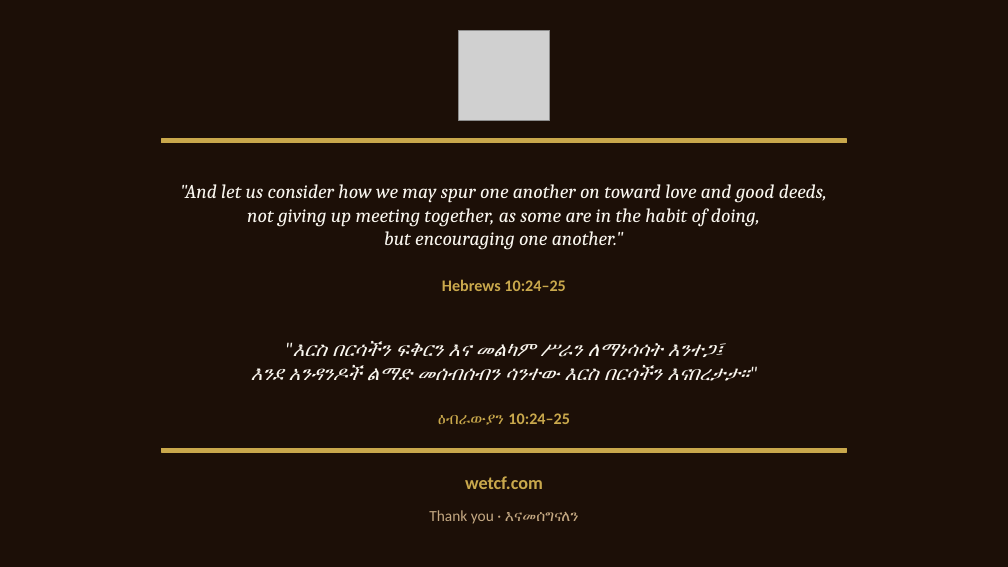
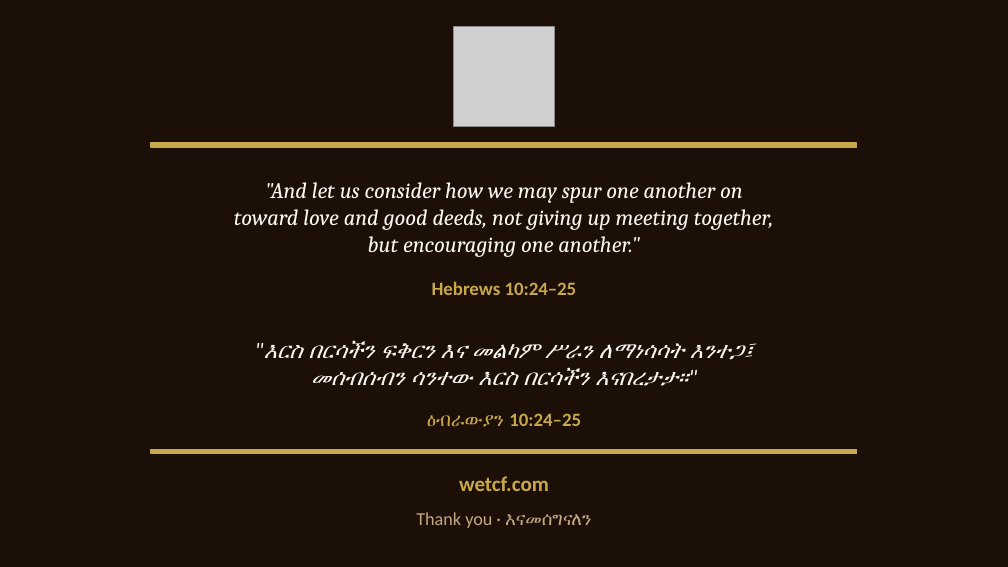
Before and after one commit to amenbekele1/Christian-Fellowship-Website, a slide deck: slide 14 of presentation/WETCF_Launch_Presentation.pptx. Drawn at 1008x567 pixels with LibreOffice and Linux fonts; fonts in the diff are those of the drawing; grey boxes stand for pictures. Boxes give left, top, right and bottom in pixels: in the first picture for what was removed or moved away, otherwise in the second. Text is boxed around its words. In the diff, an @@ line names an element or a change of style, - is before the commit and + after.

```diff
--- a/presentation/WETCF_Launch_Presentation.pptx
+++ b/presentation/WETCF_Launch_Presentation.pptx
@@ picture: place and size @@
-picture at (459,30,549,121)
+picture at (454,26,554,127)
@@ rectangle: place and size @@
-rectangle at (161,139,847,143)
+rectangle at (151,143,857,147)
@@ text at (234,182,774,230): text changed; size 14 to 16 pt @@
-"And let us consider how we may spur one another on toward love and good deeds,
-not giving up meeting together, as some are in the habit of doing,
+"And let us consider how we may spur one another on
+toward love and good deeds, not giving up meeting together,
@@ text at (368,236,640,257): size 14 to 16 pt in "but encouraging one another."" @@
@@ text "Hebrews 10:24–25" at (432,281,577,295): size 11.5 to 13.5 pt @@
@@ text at (264,340,753,360): size 14 to 16 pt in ""እርስ በርሳችን ፍቅርን እና መልካም ሥራን ለማነሳሳት ..." @@
@@ text at (311,367,688,386): text changed; size 14 to 16 pt @@
-እንደ አንዳንዶች ልማድ መሰብሰብን ሳንተው እርስ በርሳችን እናበረታታ።"
+መሰብሰብን ሳንተው እርስ በርሳችን እናበረታታ።"
@@ text "ዕብራውያን 10:24–25" at (427,413,581,427): size 11.5 to 13.5 pt @@
@@ text "wetcf.com" at (459,476,549,491): size 13 to 15 pt @@
@@ rectangle: place and size @@
-rectangle at (161,449,847,453)
+rectangle at (151,450,857,454)
@@ text "Thank you · እናመሰግናለን" at (416,512,591,528): size 11 to 13 pt @@
```
Also in this commit, not shown: 13 other slides changed, 1 other file.
